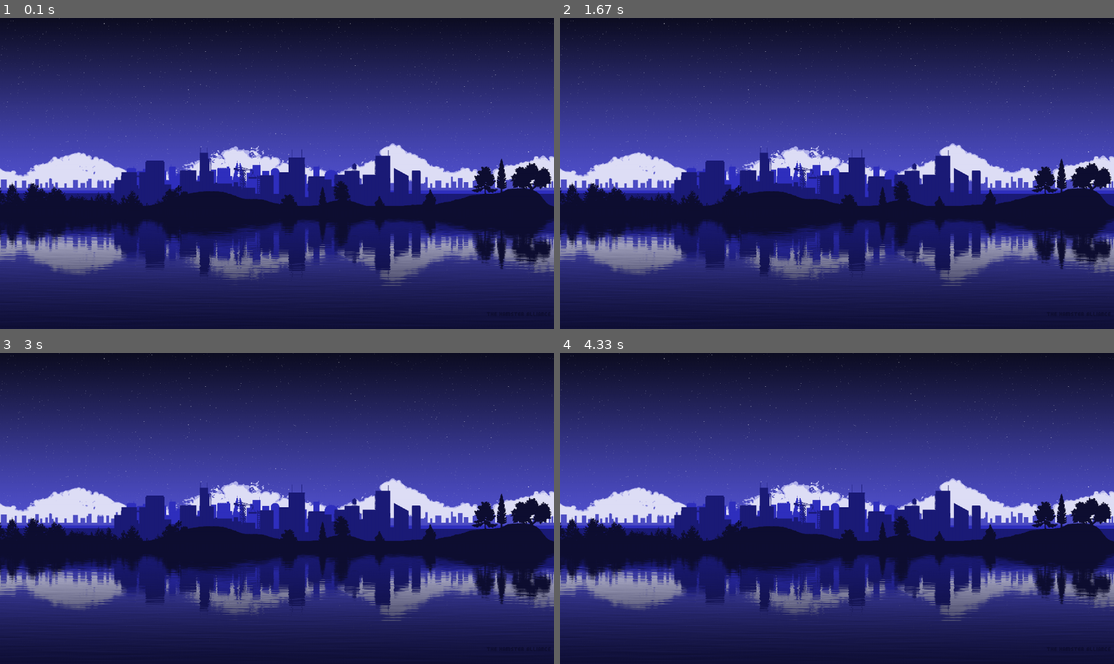
Above: before the commit, frames 1-4 (two rows, left to right).
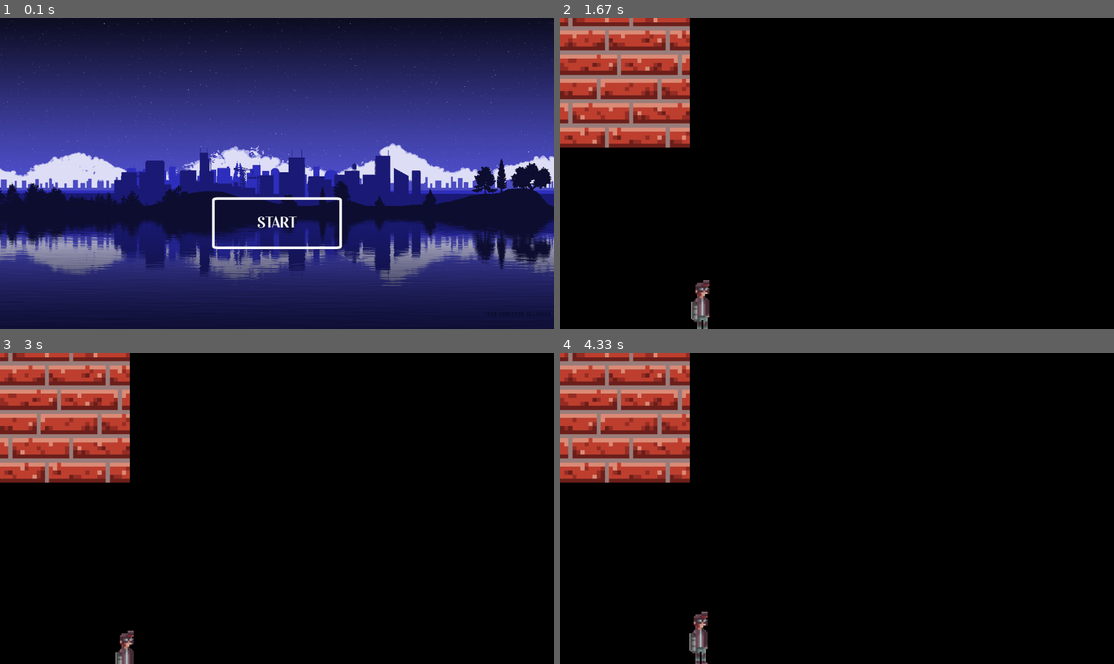
Above: after the commit, the same moments.

Repository: Samuelg924/Proyecto
Game: pygame game, started from proyecto-videojuego/pygame/main2.py
The game is run twice, just before and just after one commit, with the same random seed, the same clock (stepped at 60 frames per second) and the same inputs.
Inputs (mouse positions are in pixels of both pictures, inside the frame that each line leads up to):
- Up to frame 1 (0.1 s): no input
- Up to frame 2 (1.67 s): press the mouse at (837, 223) at 0.37 s; move the mouse to (770, 198) at 0.47 s; release the mouse at (704, 176) at 0.6 s; hold D 0.67-1.13 s; move the mouse to (892, 241) at 0.7 s; hold W 1.17-1.47 s; hold D from 1.5 s (still down)
- Up to frame 3 (3 s): release D at 1.97 s; hold A 2-2.53 s; hold S 2.57-2.87 s; hold A from 2.9 s (still down)
- Up to frame 4 (4.33 s): release A at 3.3 s; hold W 3.33-3.7 s; hold D from 3.73 s (still down)

The runs differ from the first frame. In frame 1, 0.8% of the frame differs, in the area x 38-62%, y 57-75%; in frame 2, 100%, in the area x 0-100%, y 0-100%; in frame 3, 100%; in frame 4, 100%.

Commit message:
Pantalla de inicio y más orden

Diff:
--- a/proyecto-videojuego/pygame/main2.py
+++ b/proyecto-videojuego/pygame/main2.py
@@ -11,70 +11,101 @@
 		pass
 
 class Scenario:
-	def __init__(self, _background):
-		self.background = _background
+	def __init__(self, background = "", floor = "", wall = "", wall_door = ""):
+		self.background = background
 		self.floor = floor
 		self.wall = wall
 		self.wall_door = wall_door
 
-	def draw_elements(self):
+	def draw_scenario0(self):
 		screen.blit(self.background, (0, 0))
 
+	def draw_scenario1(self):
+		screen.blit(self.wall, (0, 0))
+
+class Character:
+	def __init__(self, character_surface):
+		self.character = character_surface
+		self.character_x_pos = 250
+		self.character_y_pos = 767
+
+	def draw_character(self):
+		self.character_rect = self.character.get_rect(midbottom = (self.character_x_pos, self.character_y_pos))
+		screen.blit(self.character, self.character_rect)
+
+	def move_character(self, direction):
+		if self.character_x_pos >= 0:
+			if direction[0] == 1:
+				self.character_x_pos += 2
+
+			if direction[0] == -1:
+				self.character_x_pos -= 2
+
+			if direction[1] == 1:
+				self.character_y_pos += 2
+
+			if direction[1] == -1:
+				self.character_y_pos -= 2
+		else:
+			self.character_x_pos += 0.1
+
 class Button:
-	def __init__(self,text,width,height,pos,elevation):
+	def __init__(self, text, width, height, pos, elevation, surface1, surface2):
 
 		# Core attributes
 
 		pos[0], pos[1] = pos[0] - width / 2, pos[1] - height / 2
 		pos = (pos[0], pos[1])
+		self.surface1 = pygame.transform.scale(surface1, (width, height))
+		self.surface2 = pygame.transform.scale(surface2, (width, height))
 		self.pressed = False
 		self.elevation = elevation
 		self.dynamic_elecation = elevation
 		self.original_y_pos = pos[1]
+		self.font_color = (255, 255, 255)
+		self.text = text
 
 		# Top rectangle
 
-		self.top_rect = pygame.Rect(pos,(width,height))
+		self.top_rect = self.surface1.get_rect(topleft = pos)
 		self.top_color = (0, 0, 0)
 
-		# Bottom rectangle
-
-		self.bottom_rect = pygame.Rect(pos,(width,height))
-		self.bottom_color = (200, 200, 200)
+	def draw(self):
 
 		# Text
-		self.text_surf = gui_font.render(text,True, (255, 255, 255))
+		self.text_surf = gui_font.render(self.text,True, self.font_color)
 		self.text_rect = self.text_surf.get_rect(center = self.top_rect.center)
-
-	def draw(self):
 
 		# Elevation logic
 		self.top_rect.y = self.original_y_pos - self.dynamic_elecation
 		self.text_rect.center = self.top_rect.center
 
-		self.bottom_rect.midtop = self.top_rect.midtop
-		self.bottom_rect.height = self.top_rect.height + self.dynamic_elecation
-
-		pygame.draw.rect(screen,self.bottom_color, self.bottom_rect,border_radius = 12)
-		pygame.draw.rect(screen,self.top_color, self.top_rect,border_radius = 12)
+		screen.blit(self.surface1, self.top_rect)
 		screen.blit(self.text_surf, self.text_rect)
 		self.check_click()
 
 	def check_click(self):
 		mouse_pos = pygame.mouse.get_pos()
 		if self.top_rect.collidepoint(mouse_pos):
-			self.top_color = (90, 90, 90)
+			screen.blit(self.surface2, self.top_rect)
+			self.font_color = (150, 150, 150)
 			if pygame.mouse.get_pressed()[0]:
 				self.dynamic_elecation = 0
 				self.pressed = True
 			else:
-				self.dynamic_elecation = self.elevation
+				self.dynamic_elecation = self.elevation + 0.5
 				if self.pressed == True:
 					print("Changed")
 					self.pressed = False
 		else:
 			self.dynamic_elecation = self.elevation
-			self.top_color = (50, 50, 50)
+			self.font_color = (255, 255, 255)
+
+	def change_scenario(self):
+		if self.pressed == True:
+			return 1
+		else:
+			return 0
 
 # Variables de juego
 
@@ -104,15 +135,20 @@
 # Carga de imagenes
 
 background_ciudad_azul = pygame.transform.scale(pygame.image.load("proyecto-videojuego/resources/Background2.png").convert_alpha(), (window_width, window_height))
+wall_brick_tile = pygame.image.load("proyecto-videojuego/resources/BRick_wall.png").convert_alpha()
+marco_boton_blanco = pygame.image.load("proyecto-videojuego/resources/Marco_boton_blanco.png").convert_alpha()
+marco_boton_gris = pygame.image.load("proyecto-videojuego/resources/Marco_boton_gris.png").convert_alpha()
+character_surface = pygame.transform.scale2x(pygame.image.load("proyecto-videojuego/resources/Character-test.png").convert_alpha())
 
 # Variables adicionales (Pygame)
 
-gui_font = pygame.font.Font(None,30)
+gui_font = pygame.font.Font("proyecto-videojuego/resources/Burgundy.otf", 40)
 
 # Classes
 
 main = Main()
-button1 = Button('PLAY', 300, 100, [window_width / 2, window_height / 2], 5)
+character = Character(character_surface)
+button1 = Button('START', 300, 120, [window_width / 2, (window_height / 3) * 2], 5, marco_boton_blanco, marco_boton_gris)
 
 # Main Loop
 
@@ -147,12 +183,22 @@
 			if event.key == pygame.K_w:
 				direction[1] = 0
 
-	screen.fill((255, 255, 255))
+	screen.fill((0, 0, 0))
 
 	if scene_number == 0:
 		background = background_ciudad_azul
-		scenario = Scenario(background)
-		scenario.draw_elements()
+		scenario = Scenario(background = background)
+		scenario.draw_scenario0()
+		button1.draw()
+		scene_number = scene_number + button1.change_scenario()
+
+	if scene_number == 1:
+		wall = wall_brick_tile
+		character_move_status = True
+		scenario = Scenario(wall = wall)
+		character.draw_character()
+		character.move_character(direction)
+		scenario.draw_scenario1()
 
 	pygame.display.update()
 	clock.tick(60)
Binary file added: proyecto-videojuego/resources/Burgundy.otf
Binary file added: proyecto-videojuego/resources/Marco_boton_blanco.png
Binary file added: proyecto-videojuego/resources/Marco_boton_gris.png
Binary file added: proyecto-videojuego/resources/Marco_boton_negro.png
